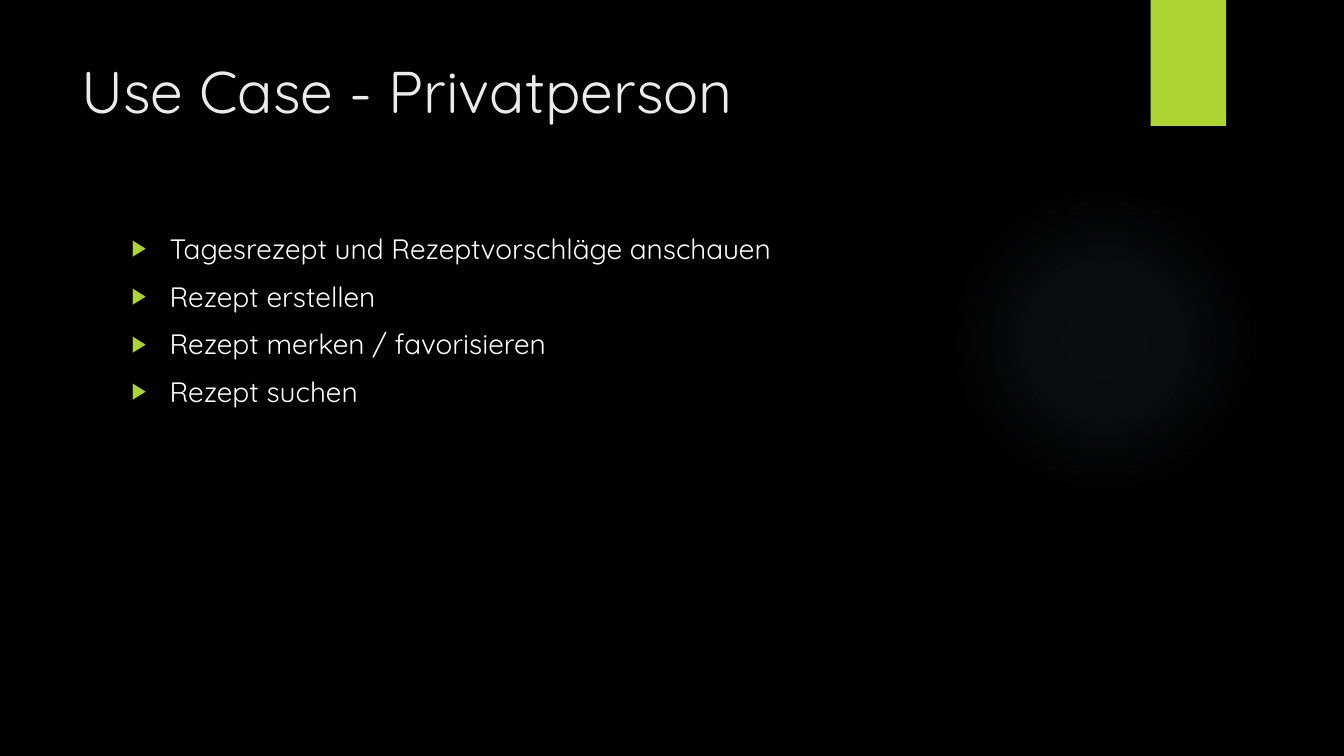
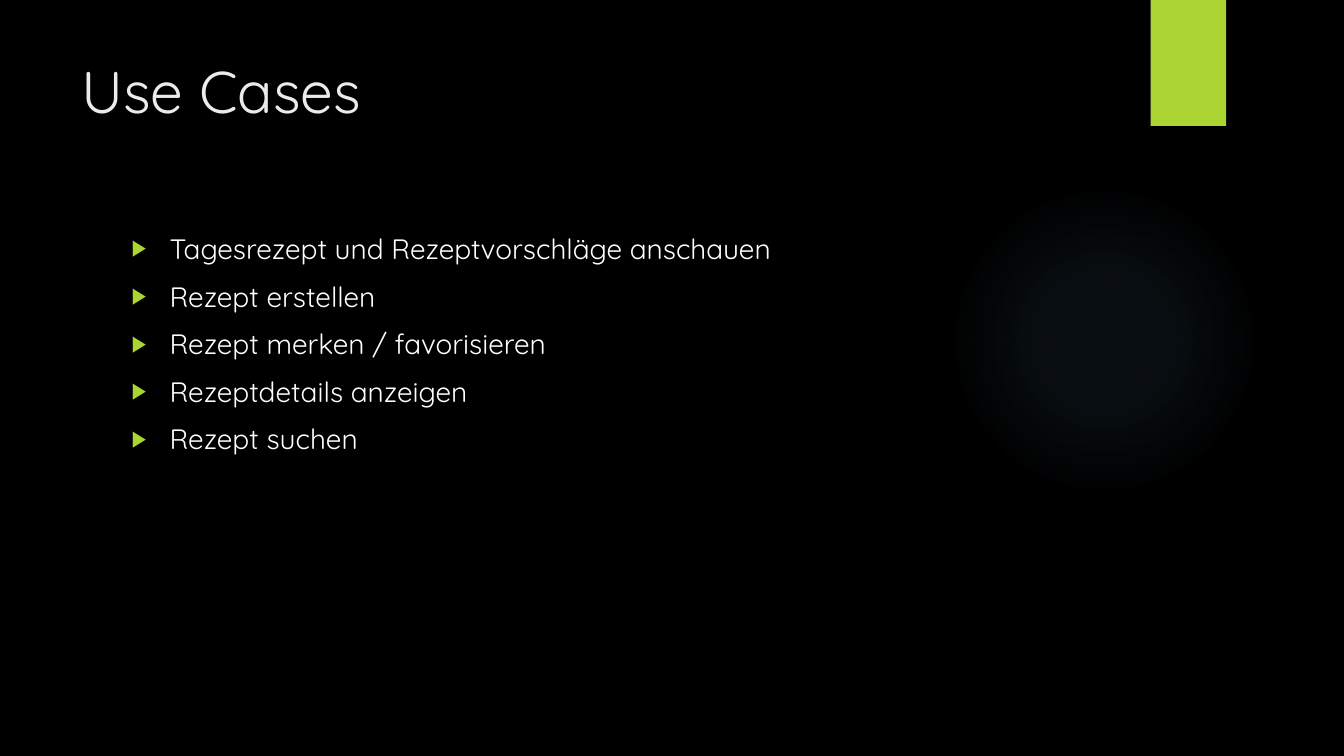
Before and after one commit to Wenja26/rezept, a slide deck: slide 3 of Rezptapp.pptx. Drawn at 1344x756 pixels with LibreOffice and Linux fonts; fonts in the diff are those of the drawing; background and template pictures are left out. Boxes give left, top, right and bottom in pixels: in the first picture for what was removed or moved away, otherwise in the second. Text is boxed around its words. In the diff, an @@ line names an element or a change of style, - is before the commit and + after.

Commit message:
Presentation

```diff
--- a/Rezptapp.pptx
+++ b/Rezptapp.pptx
@@ title at (81, 71, 362, 114): text changed @@
-Use Case - Privatperson
+Use Cases
@@ text at (170, 381, 467, 408): paragraph added @@
+▶ Rezeptdetails anzeigen
```
Also in this commit, not shown: 1 other slide changed, 9 other files.
